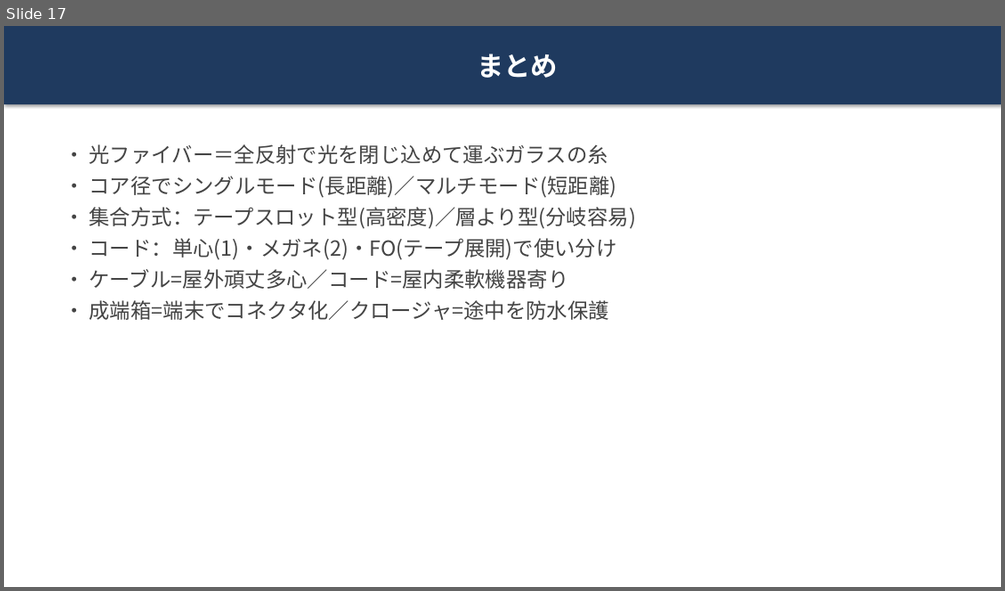
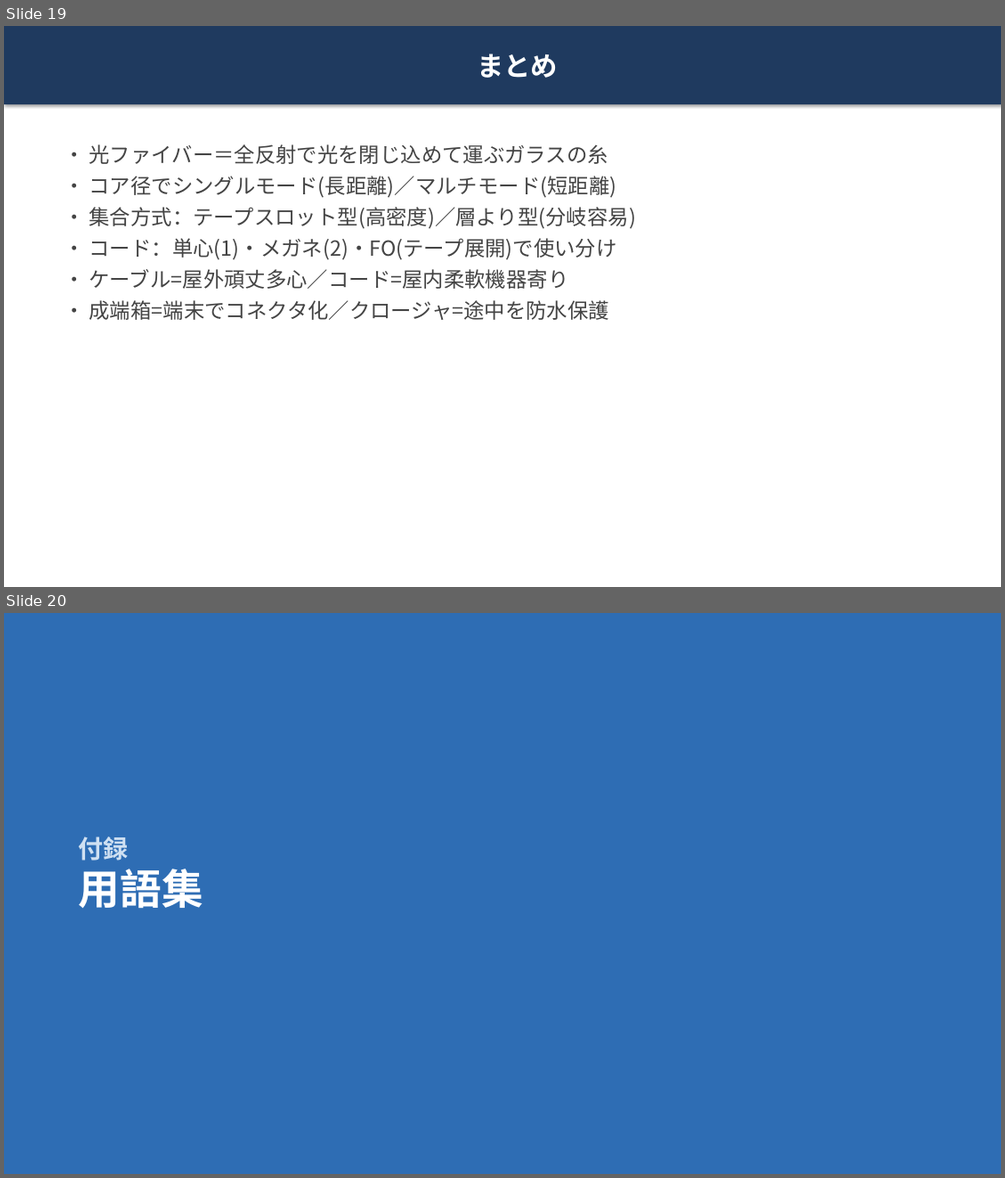
Before and after one commit to tomoyuki0512-hub/test-repository, a slide deck: presentations/optical-fiber-presentation.pptx. Shown one above the other, each under a label of ours: slide 17 before the commit, slides 19 and 20 after it. The pictures are 1005x591 and 1005x1178 pixels, drawn with LibreOffice and Linux fonts; fonts in the diff are those of the drawing. Boxes give left, top, right and bottom in pixels: in the first picture for what was removed or moved away, otherwise in the second. Text is boxed around its words. In the diff, an @@ line names an element or a change of style, - is before the commit and + after.

```diff
--- a/presentations/optical-fiber-presentation.pptx
+++ b/presentations/optical-fiber-presentation.pptx
@@ slide 20 added at (4,613,1001,1174), background #2E6DB4 @@
@@ text added at (79,836,203,908), 40 pt, text #FFFFFF, bold @@
+付録
+用語集
@@ what was slide 17 is now slide 19 @@
```
Also in this commit, not shown: 1 slide changed, 4 other slides added, 1 other file.
